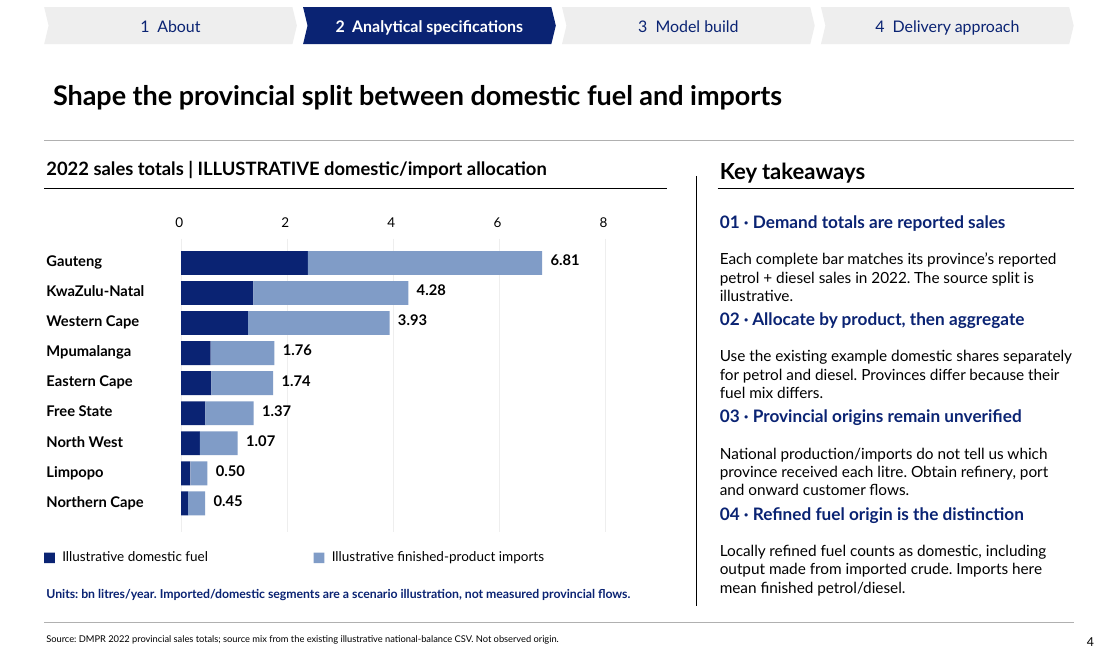
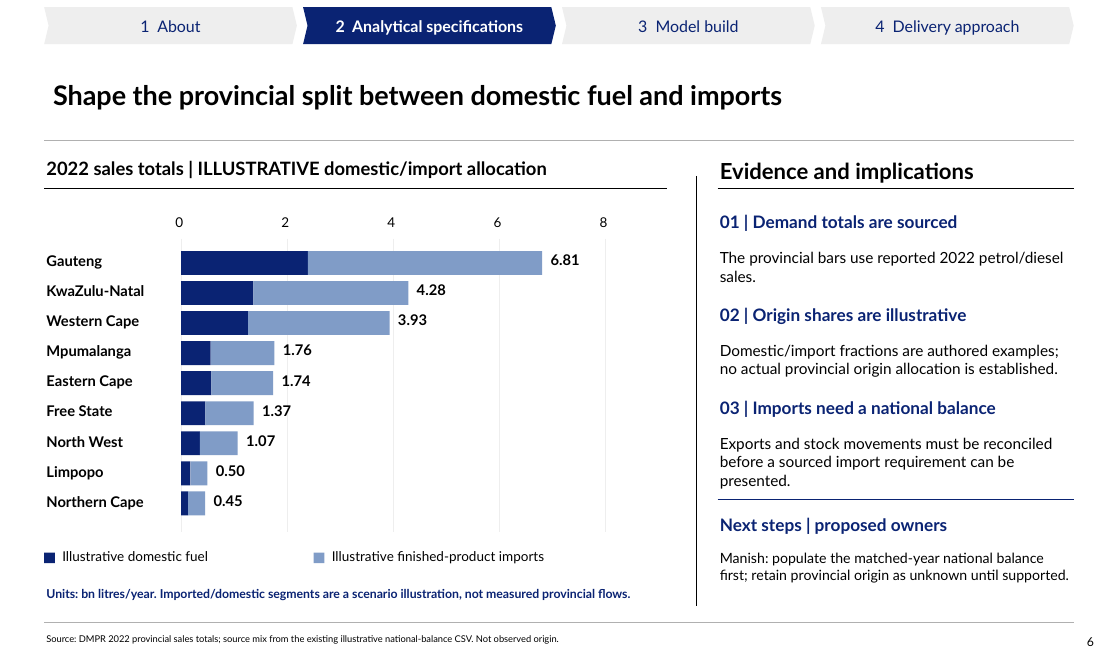
Before and after one commit to Africa-International-Advisors/liquid_fuels_model, a slide deck: slide 6 of pptx/output/delivered/Vopak_Week1_Analytical_Pack_2026_10_06.pptx (slide 4 before the commit). Drawn at 1120x663 pixels with LibreOffice and Linux fonts; fonts in the diff are those of the drawing; background and template pictures are left out. Boxes give left, top, right and bottom in pixels: in the first picture for what was removed or moved away, otherwise in the second. Text is boxed around its words. In the diff, an @@ line names an element or a change of style, - is before the commit and + after.

Commit message:
Lead Week 1 pack with SCR and separate findings from next steps
Move partner SCR overview after cover. Add six labelled evidence-gap deep dives covering national balance and ports, demand drivers, refinery scenarios, route costs, actual share and contestability, and deferred investment. Preserve regional competitor detail and existing exhibits. Deliver matching 16-page PPT and PDF under stable filenames, with prior delivery archived. PowerPoint visual review and package checks passed; governance retains 50 existing open exceptions.

```diff
--- a/pptx/output/delivered/Vopak_Week1_Analytical_Pack_2026_10_06.pptx
+++ b/pptx/output/delivered/Vopak_Week1_Analytical_Pack_2026_10_06.pptx
@@ text at (720,162,973,183): text changed @@
-Key takeaways
+Evidence and implications
@@ text at (720,215,957,228): text changed @@
-01 · Demand totals are reported sales
+01 | Demand totals are sourced
@@ text at (720,251,1064,282): text changed @@
-Each complete bar matches its province’s reported petrol + diesel sales in 2022. The source split is illustrative.
+The provincial bars use reported 2022 petrol/diesel sales.
@@ text removed at (720,312,1025,328) @@
-02 · Allocate by product, then aggregate
@@ text added at (720,308,967,324), 14 pt, text #0A2373, bold @@
+02 | Origin shares are illustrative
@@ text removed at (720,349,1072,398) @@
-Use the existing example domestic shares separately for petrol and diesel. Provinces differ because their fuel mix differs.
@@ text added at (720,344,1059,377), 12.5 pt, text #000000 @@
+Domestic/import fractions are authored examples; no actual provincial origin allocation is established.
@@ text removed at (720,409,1021,425) @@
-03 · Provincial origins remain unverified
@@ text added at (720,401,996,417), 14 pt, text #0A2373, bold @@
+03 | Imports need a national balance
@@ text removed at (720,447,1048,495) @@
-National production/imports do not tell us which province received each litre. Obtain refinery, port and onward customer flows.
@@ text added at (720,437,1052,489), 12.5 pt, text #000000 @@
+Exports and stock movements must be reconciled before a sourced import requirement can be presented.
@@ line added from (718, 499) to (1074, 499), #0A2373 0.8 pt @@
@@ text removed at (720,507,1024,523) @@
-04 · Refined fuel origin is the distinction
@@ text added at (720,518,947,534), 14 pt, text #0A2373, bold @@
+Next steps | proposed owners
@@ text removed at (720,544,1046,596) @@
-Locally refined fuel counts as domestic, including output made from imported crude. Imports here mean finished petrol/diesel.
@@ text added at (720,552,1069,583), 11.5 pt, text #000000 @@
+Manish: populate the matched-year national balance first; retain provincial origin as unknown until supported.
@@ page number at (1087,637,1094,646): text changed @@
-4
+6
```
Also in this commit, not shown: 7 other slides changed, 6 slides added, 6 other files.
